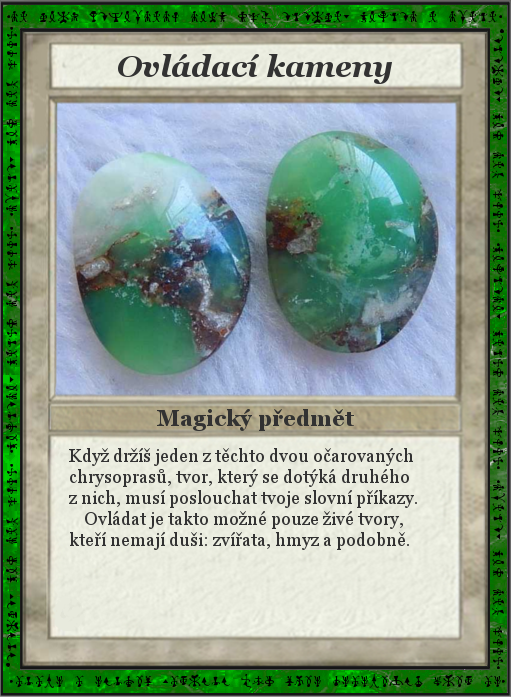
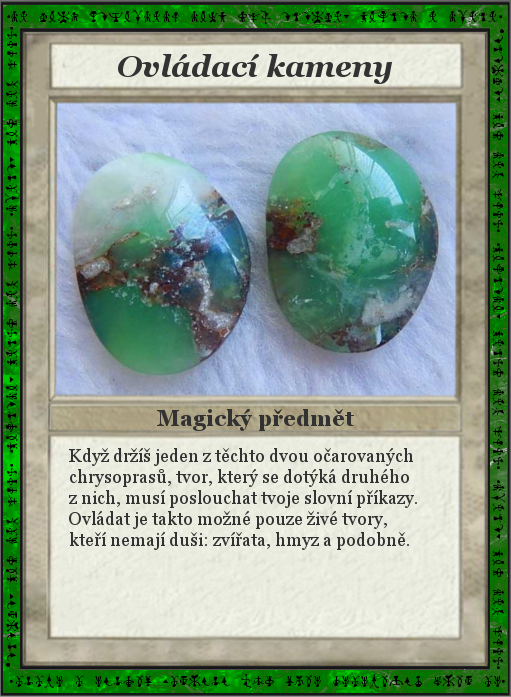
Layers edited between the first and the second w=511, h=697 image:
painted on "Když držíš jeden z těchto dvou..." over [69, 511, 403, 529]
